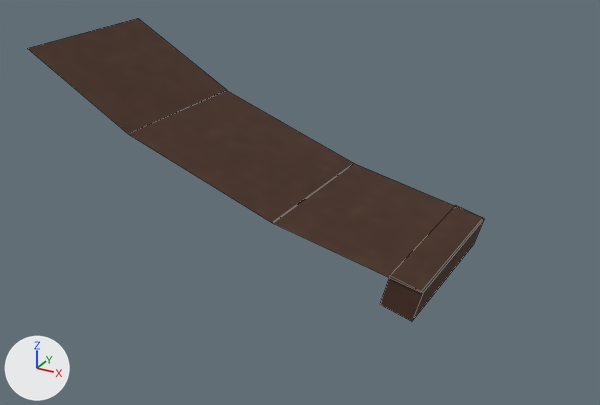
The OBJ model assets/mcme/models/block/red_cloth_22.obj, before and after one commit.
Rendered twice from a 50 mm lens placed at (2.66, -4.45, 2.28), pointed at (0.52, -0.55, 0.33). Every picture has the same lights, and +X, +Y and +Z are marked at lower left. Mesh edges are drawn as thin lines. Where no turn or scale is listed for an object, it has been applied to the vertices. Vertices at the same position are counted once.
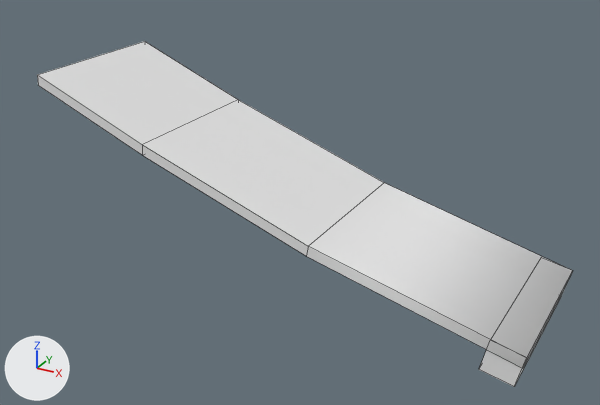
What differs and where, as boxes [x1, y1, x2, y2] in the pictures (600 x 405 px):
'plane', added: after [37, 41, 573, 368]
'cube.003', deleted (brown): before [128, 90, 353, 223]
'cube', reshaped (55% narrower, 7% shorter): before [272, 163, 483, 292]; after [479, 267, 573, 387]
'cube.001', deleted (brown): before [27, 18, 226, 133]
'cube.002', deleted (brown): before [380, 206, 484, 321]

Edits to the bpy script that builds the scene:
```text
Add mat_m_4909c81f_4dee_82bd_3ee1_a0045c979fd8:
    mat_m_4909c81f_4dee_82bd_3ee1_a0045c979fd8 = principled_material('m_4909c81f-4dee-82bd-3ee1-a0045c979fd8')
    mat_m_4909c81f_4dee_82bd_3ee1_a0045c979fd8.base_color = (0.8, 0.8, 0.8)  # white #e7e7e7
    mat_m_4909c81f_4dee_82bd_3ee1_a0045c979fd8.roughness = 1.0
Change me_cube:
    where me_cube.from_pydata(...)  # 4 vertices, 1 face; spans x 0.597..1.451, y -1.006..0.006, z 0.212..0.402
    used by ob_cube; location = (0.0, 0.0, 0.0)
    verts and faces of me_cube; kept vertices keep their numbers, new ones are numbered from 4
    before: 0 (0.597, -1.006, 0.402) at pixel (271, 222), 1 (0.597, 0.006, 0.402) at pixel (353, 163), 2 (1.451, -1.006, 0.212) at pixel (420, 292), 3 (1.451, 0.006, 0.212) at pixel (483, 217)
    remove me_cube.materials.append(mat_m_e03dd749_67fa_9ff2_dfbe_463e9ab7bdbf)  # picture img_red_tent_prep
    me_cube part 1
    add delete_vertices([*range(0, 4)])  # with the faces that use them
    add verts[4] = (1.774, 0.006, -0.142)
    add verts[5] = (1.814, 0.006, 0.041)  # pixel (541, 257)
    add verts[6] = (1.774, -0.994, -0.142)  # pixel (478, 369)
    add verts[7] = (1.814, -0.994, 0.041)  # pixel (490, 340)
    add for new, old in zip([*range(8, 12)], [*range(4, 8)]): verts[new] = verts[old] + (0.183, 0.0, -0.041)
    add faces += [(4, 5, 9, 8), (8, 9, 11, 10), (6, 10, 11, 7), (4, 6, 7, 5), (5, 7, 11, 9), (4, 8, 10, 6)]
    add me_cube.materials.append(mat_m_4909c81f_4dee_82bd_3ee1_a0045c979fd8)  # white #e7e7e7
Add me_plane:
    me_plane.from_pydata([(2.0, -1.0, 0.0), (2.0, 0.0, 0.0), (-1.0, -1.0, 1.0), (-1.0, 0.0, 1.0), (-0.25, 0.0, 0.69), (-0.25, -1.0, 0.69), (0.81, 0.0, 0.31), (0.81, -1.0, 0.31), (-0.26, -1.0, 0.63), (0.8, 0.0, 0.25), (0.8, -1.0, 0.25), (-0.26, 0.0, 0.63), (1.99, 0.0, -0.06), (1.99, -1.0, -0.06), (-1.0, -1.0, 0.94), (-1.0, 0.0, 0.94)], [], [(11, 8, 14, 15), (9, 10, 8, 11), (10, 9, 12, 13), (2, 5, 4, 3), (1, 6, 7, 0), (5, 7, 6, 4), (5, 8, 10, 7), (6, 9, 11, 4), (1, 12, 9, 6), (7, 10, 13, 0), (12, 13, 0, 1), (2, 14, 8, 5), (4, 11, 15, 3), (3, 15, 14, 2)])
    me_plane.materials.append(mat_m_4909c81f_4dee_82bd_3ee1_a0045c979fd8)  # white #e7e7e7
Remove ob_cube_001:
    ob_cube_001 = bpy.data.objects.new('cube.001', me_cube_001)
    ob_cube_001.location = (0.0, 0.0, 0.0)
Remove ob_cube_002:
    ob_cube_002 = bpy.data.objects.new('cube.002', me_cube_002)
    ob_cube_002.location = (0.0, 0.0, 0.0)
Remove ob_cube_003:
    ob_cube_003 = bpy.data.objects.new('cube.003', me_cube_003)
    ob_cube_003.location = (0.0, 0.0, 0.0)
Add ob_plane:
    ob_plane = bpy.data.objects.new('plane', me_plane)
    ob_plane.location = (0.0, 0.0, 0.0)
```
